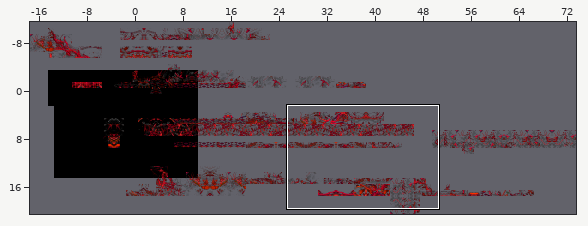
Level history. Tiled map: assets/images/bg/Viscera_Map.tmx. Above, an overview of the earlier version with the close-up marked.
Close-up. As it was:
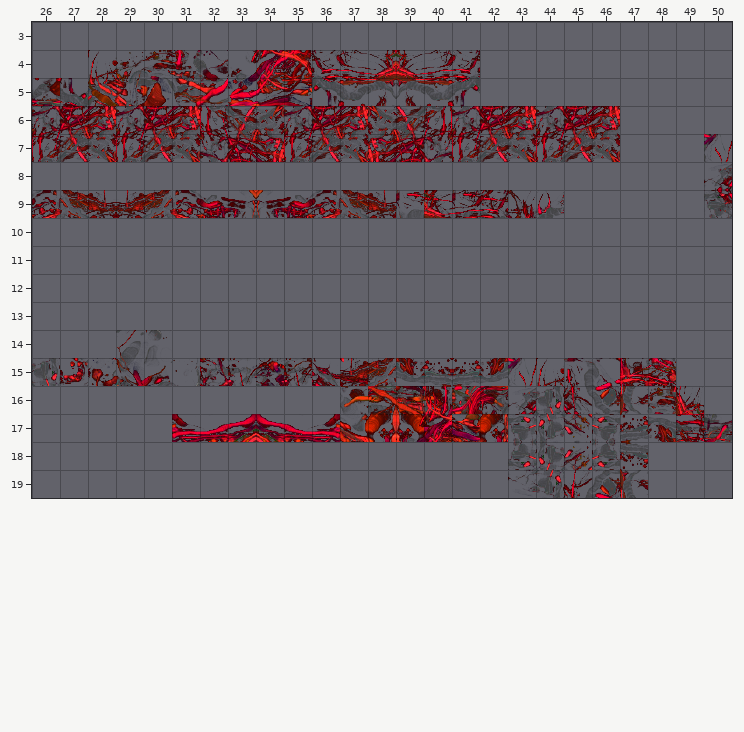
Cells are 32x32 px. Shown: x 26..50, y 3..19. The commit also changed other parts of the map, which this record leaves out.
After the commit:
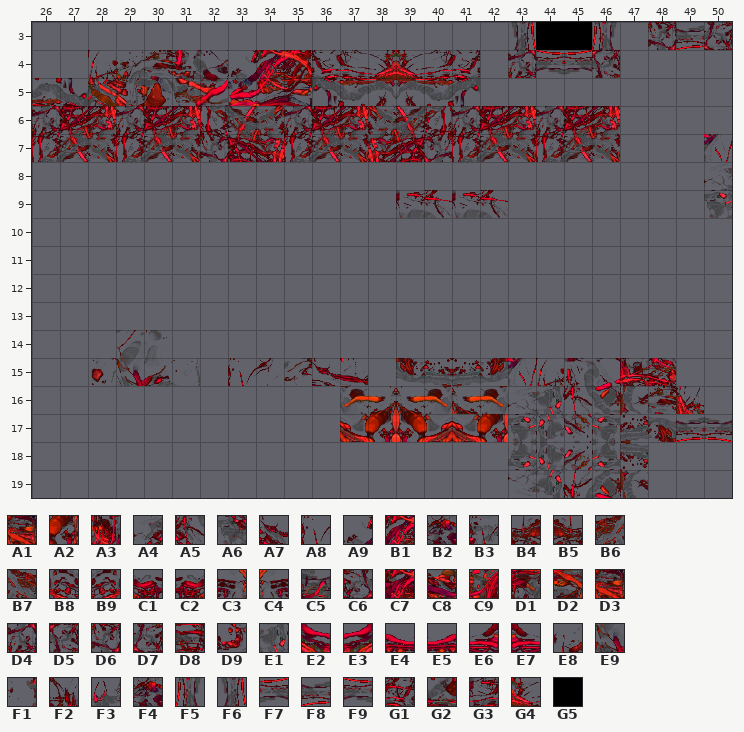
Key: from "Viscera_Red_tileset": A1 272, A2 272 flipped up-down, A3 273, A4 304, A5 304 flipped left-right, A6 304 flipped up-down, A7 304 turned 90, A8 306, A9 322, B1 323, B2 353 flipped on the diagonal, B3 353 turned 90, B4 357, B5 357 flipped left-right, B6 358, B7 358 flipped left-right, B8 359, B9 359 flipped left-right, C1 360, C2 360 flipped left-right, C3 361, C4 361 flipped left-right, C5 401 turned 270, C6 403 turned 90, C7 419, C8 420, C9 421, D1 422, D2 423, D3 424, D4 446 flipped left-right, D5 446 flipped on the diagonal, D6 446 turned 180, D7 446 turned 270, D8 453 turned 90, D9 603, E1 670 turned 90, E2 672, E3 672 flipped left-right, E4 673, E5 673 flipped left-right, E6 674, E7 674 flipped left-right, E8 701, E9 702, F1 708, F2 743, F3 744, F4 753, F5 769, F6 769 flipped left-right, F7 769 flipped on the diagonal, F8 769 flipped on the other diagonal, F9 769 turned 90, G1 793 turned 90, G2 827, G3 843 turned 90, G4 893 turned 90; from "black": G5 0.
__ is an empty cell.
See-through tiles are keyed as they look on the map.
What changed:
Layer "Tile Layer 2":
y 3: x 43..46 __ __ __ __ -> F6 G5 G5 F5; x 48..50 __ __ __ -> D6 F8 D7
y 4: x 43..46 __ __ __ __ -> D4 F9 F7 D5
Layer "Tile Layer 3" (now hidden):
y 8: x 50 A4 -> __
y 9: x 26..38 B9 B7 B5 B4 B6 B8 C1 C3 C4 C2 B9 B7 B5 -> __ __ __ __ __ __ __ __ __ __ __ __ __; x 40..44 G4 G3 G1 F2 F3 -> __ __ __ __ __; x 50 A6 -> __
y 15: x 26..29 E1 D9 E8 E9 -> __ __ __ __; x 32..38 C6 B3 B2 B3 A7 B4 B6 -> __ __ __ __ __ __ __
y 16: x 38..39 D2 D3 -> __ __; x 43 A4 -> __; x 45 A5 -> __; x 48 F1 -> __
y 17: x 31..36 E7 E5 E3 E2 E4 E6 -> __ __ __ __ __ __; x 40..41 C7 C8 -> __ __; x 49..50 D8 C5 -> __ __
Layer "Tile Layer 4" (now hidden):
y 5: x 26 G2 -> __
y 15: x 34..35 F4 A8 -> __ __
y 16: x 39..42 A1 A3 C9 D1 -> __ __ __ __
y 17: x 39..40 A9 B1 -> __ __; x 42 A2 -> __
